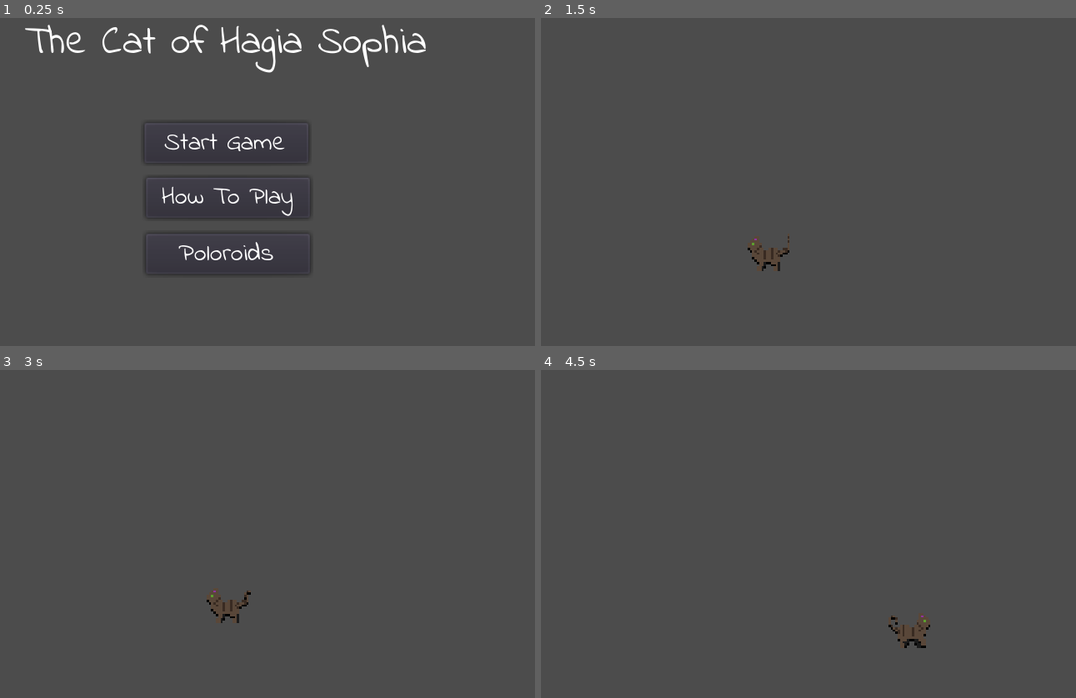
Above: before the commit, frames 1-4 (two rows, left to right).
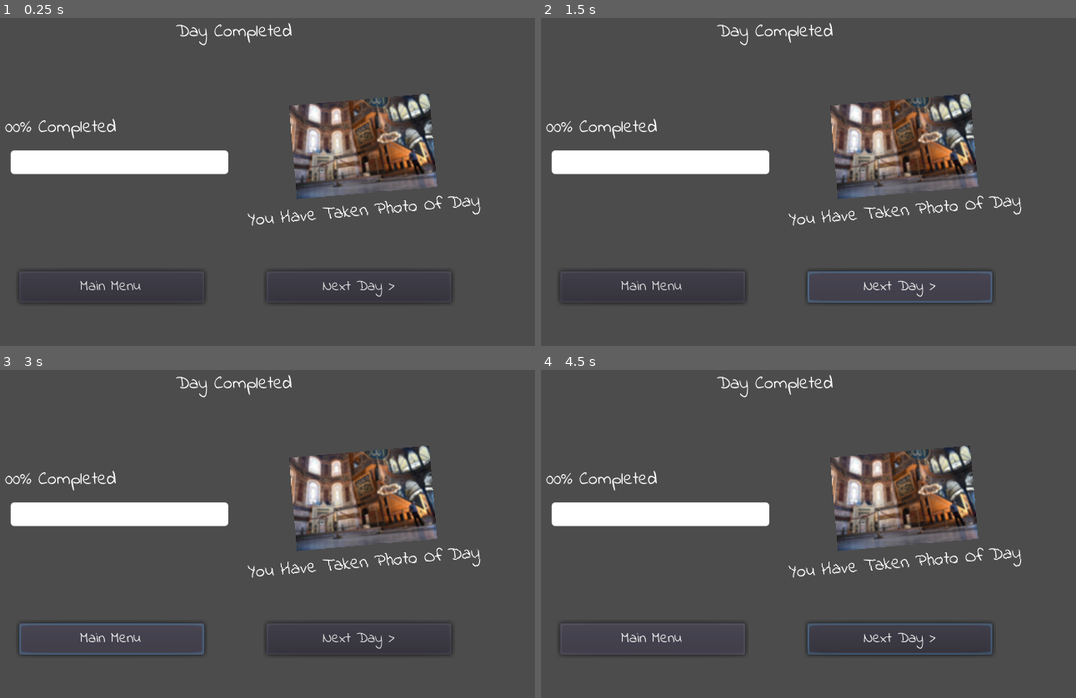
Above: after the commit, the same moments.

Repository: Frozander/BAUGamejam2021
Game: Godot game, scene res://Scenes/DayEnd.tscn
Two runs of this game, one before a commit and one after it. Both use one fixed random seed, a clock stepped at 60 frames per second and the inputs below. Before the commit the project starts from res://Scenes/TitleScreen.tscn. Sound files missing from this copy of the repository are replaced by a short silence.
Inputs (mouse positions are in pixels of both pictures, inside the frame that each line leads up to):
- Up to frame 1 (0.25 s): no input
- Up to frame 2 (1.5 s): click (765, 145) at 0.5 s, where only the run before the commit has a clickable "Start Game"; click (899, 286) at 1.25 s, where only the run after the commit has a clickable "Next Day >"
- Up to frame 3 (3 s): click (358, 638) at 2 s, where only the run after the commit has a clickable "Next Day >"; click (112, 638) at 2.75 s, where only the run after the commit has a clickable "Main Menu"
- Up to frame 4 (4.5 s): hold Right (ui_right) 3.53-4.28 s; hold Shift (ui_run, bound only before the commit) 3.53-4.28 s; hold Down (ui_down) from 4.28 s (still down); tap Shift (ui_run, bound only before the commit) at 4.35 s

The runs differ from the first frame. In frame 1, 14% of the frame differs, in the area x 0-90%, y 1-88%; in frame 2, 11%; in frame 3, 11%; in frame 4, 11%.

Commit message:
refactored day end to not use signals and it now changes scenes

Diff:
--- a/Scenes/DayEnd.gd
+++ b/Scenes/DayEnd.gd
@@ -1,12 +1,10 @@
 extends Control
 
-signal continue_pressed
-signal main_menu_pressed
+func _on_MainMenuButton_pressed():
+	get_tree().change_scene("res://Scenes/TitleScreen.tscn")
 
-func _ready():
-	set_progress_percentage(75)
-	$Control/ContinueButton.connect("pressed", self, "on_continue")
-	$Control/MainMenuButton.connect("pressed", self, "on_main_menu")
+func _on_ContinueButton_pressed():
+	get_tree().change_scene("res://Scenes/SceneOne.tscn")
 
 func set_progress_percentage(score):
 	if score <= 1:
--- a/project.godot
+++ b/project.godot
@@ -16,7 +16,7 @@
 [application]
 
 config/name="Ayasofya The Game"
-run/main_scene="res://Scenes/TitleScreen.tscn"
+run/main_scene="res://Scenes/DayEnd.tscn"
 config/icon="res://icon.png"
 
 [display]
@@ -55,14 +55,6 @@
 "svg/scale": 1.0
 }
 
-[input]
-
-ui_run={
-"deadzone": 0.5,
-"events": [ Object(InputEventKey,"resource_local_to_scene":false,"resource_name":"","device":0,"alt":false,"shift":false,"control":false,"meta":false,"command":false,"pressed":false,"scancode":16777237,"unicode":0,"echo":false,"script":null)
- ]
-}
-
 [rendering]
 
 environment/default_environment="res://default_env.tres"
